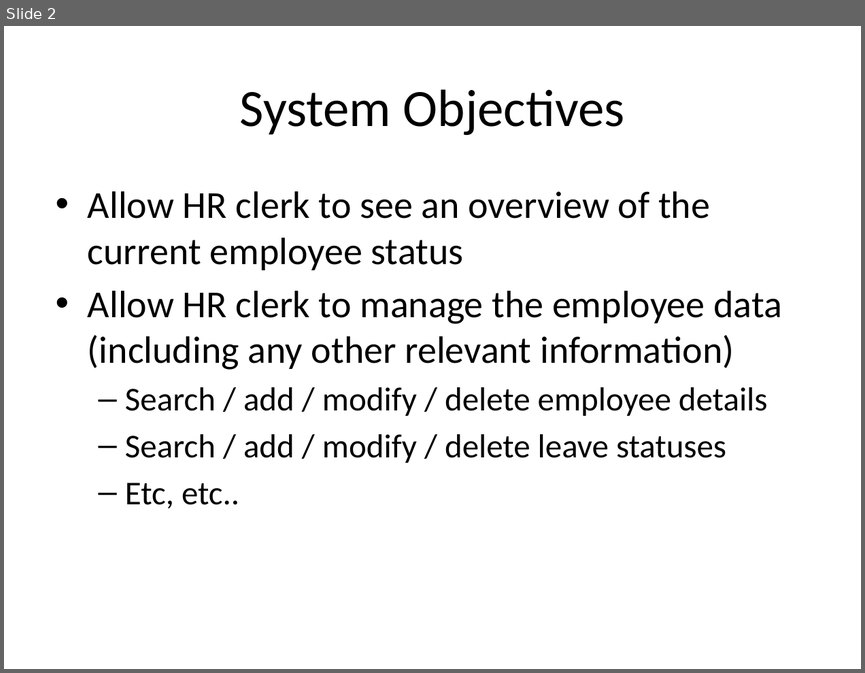
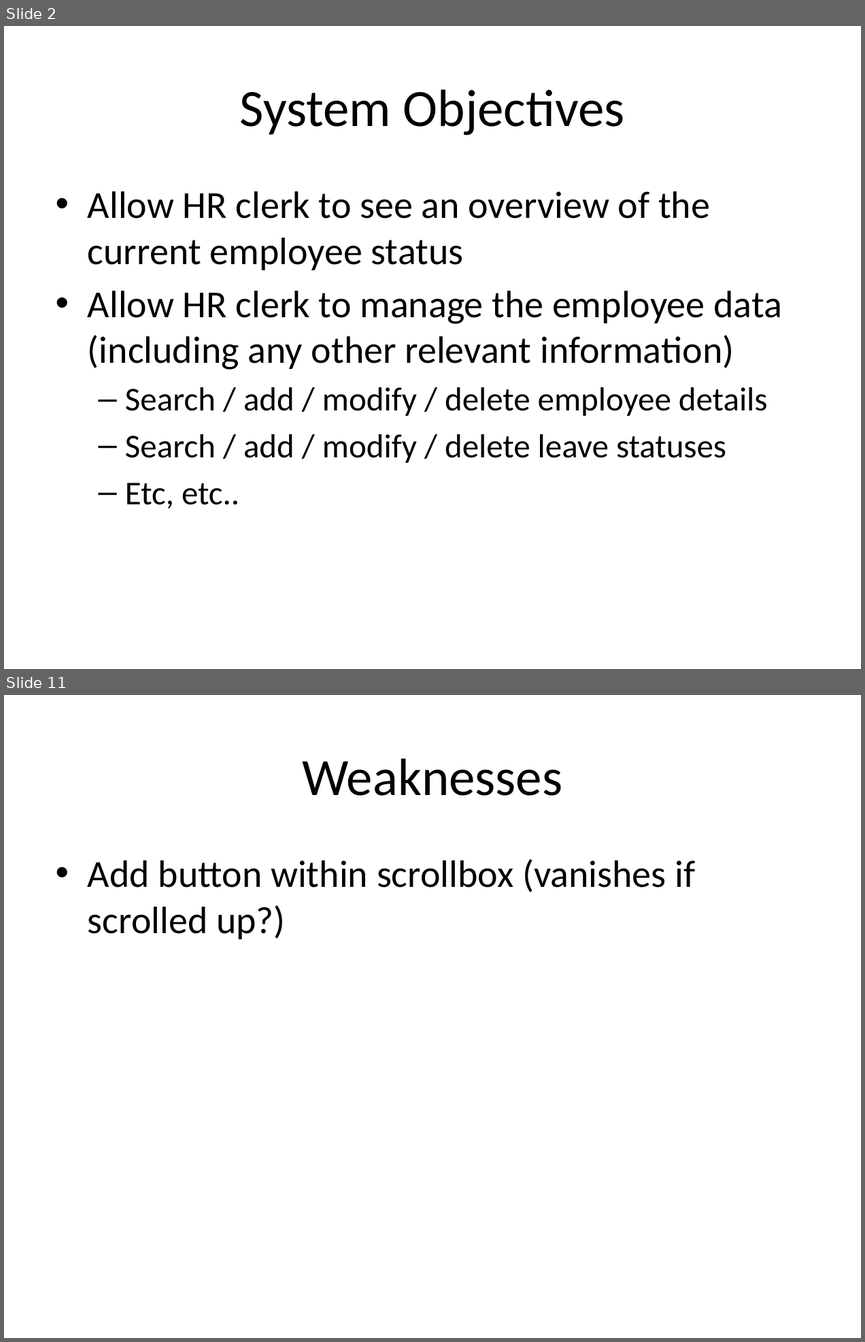
Before and after one commit to cs3249-microscope/main, a slide deck: Critique/3249critiquepresentation.pptx. Shown one above the other, each under a label of ours: slide 2 before the commit, slides 2 and 11 after it; the slides between them are not shown. The pictures are 865x673 and 865x1342 pixels, drawn with LibreOffice and Linux fonts; fonts in the diff are those of the drawing. Boxes give left, top, right and bottom in pixels: in the first picture for what was removed or moved away, otherwise in the second. Text is boxed around its words. In the diff, an @@ line names an element or a change of style, - is before the commit and + after.

```diff
--- a/Critique/3249critiquepresentation.pptx
+++ b/Critique/3249critiquepresentation.pptx
@@ slide 11 added at [4,695,861,1338], background #FFFFFF @@
@@ title added at [302,758,562,796], 44 pt, text #000000 @@
+Weaknesses
@@ text added at [88,859,695,939], 32 pt, text #000000 @@
+• Add button within scrollbox (vanishes if scrolled up?)
```
Also in this commit, not shown: 9 other slides added, 2 slides removed.
